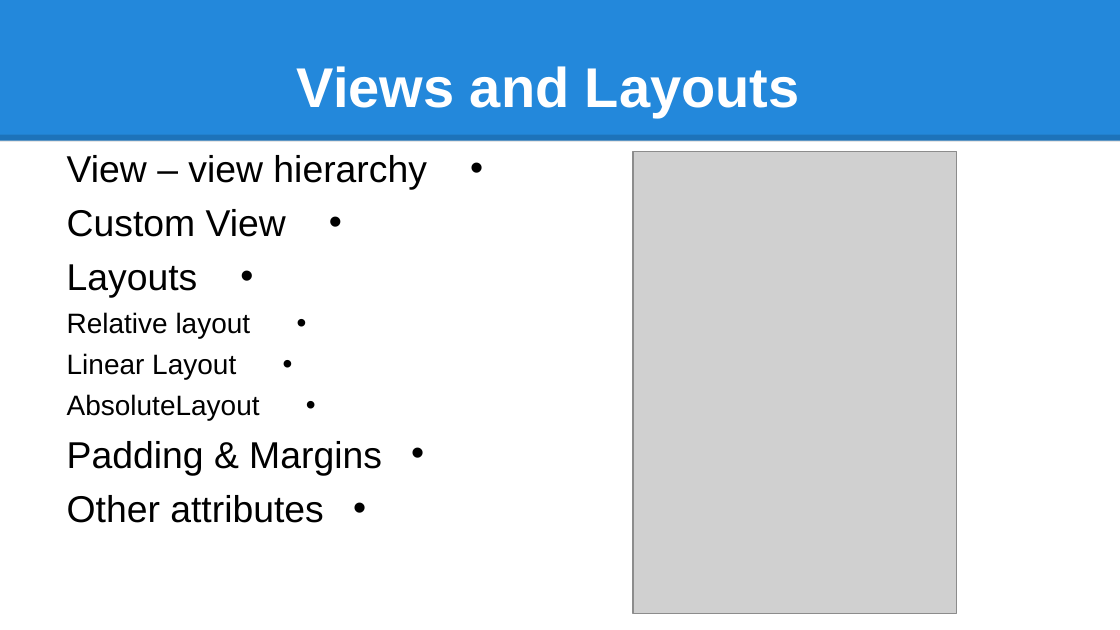
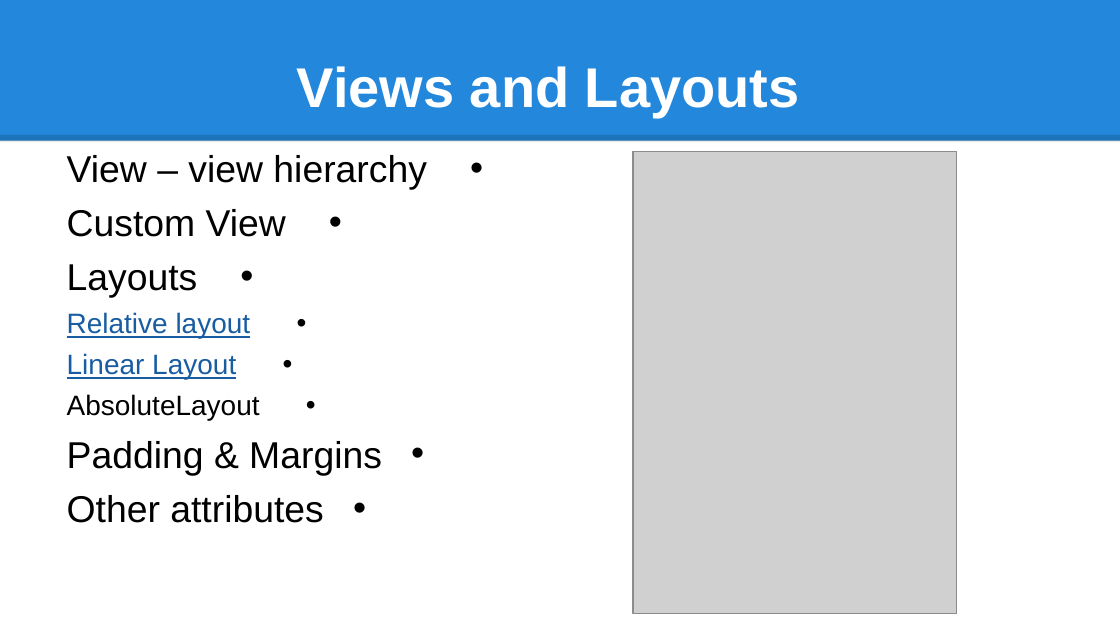
Before and after one commit to szabgab/osdc.org.il, a slide deck: slide 10 of html/static/android_basics_lecture_april_6th.pptx. Drawn at 1120x630 pixels with LibreOffice and Linux fonts; fonts in the diff are those of the drawing; grey boxes stand for pictures. Boxes give left, top, right and bottom in pixels: in the first picture for what was removed or moved away, otherwise in the second. Text is boxed around its words. In the diff, an @@ line names an element or a change of style, - is before the commit and + after.

```diff
--- a/html/static/android_basics_lecture_april_6th.pptx
+++ b/html/static/android_basics_lecture_april_6th.pptx
@@ text at bbox=[67, 312, 251, 379]: text colour #000000 to #185DA2, underline on in "Relative layout", "Linear Layout" @@
```
Also in this commit, not shown: 4 other slides changed.
